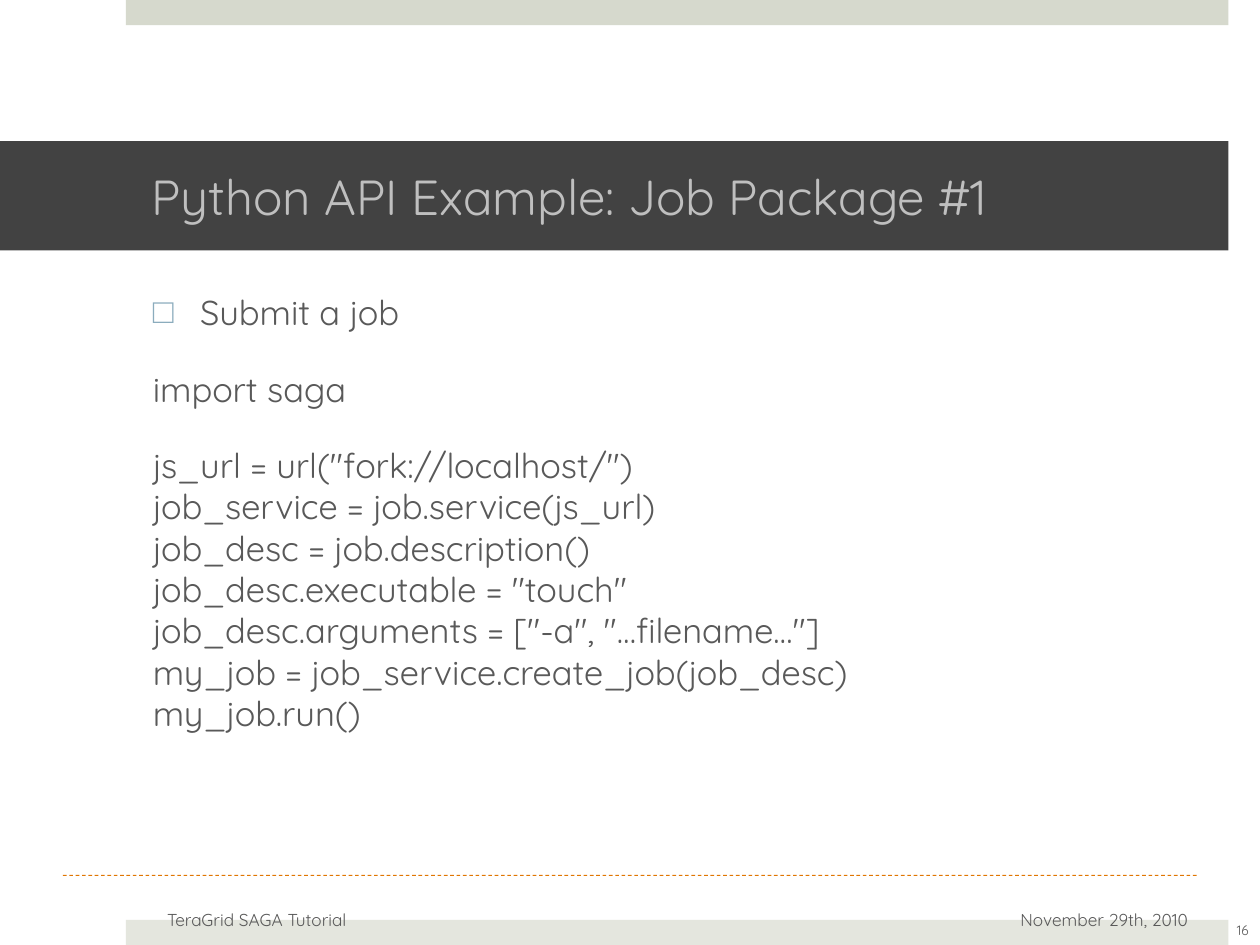
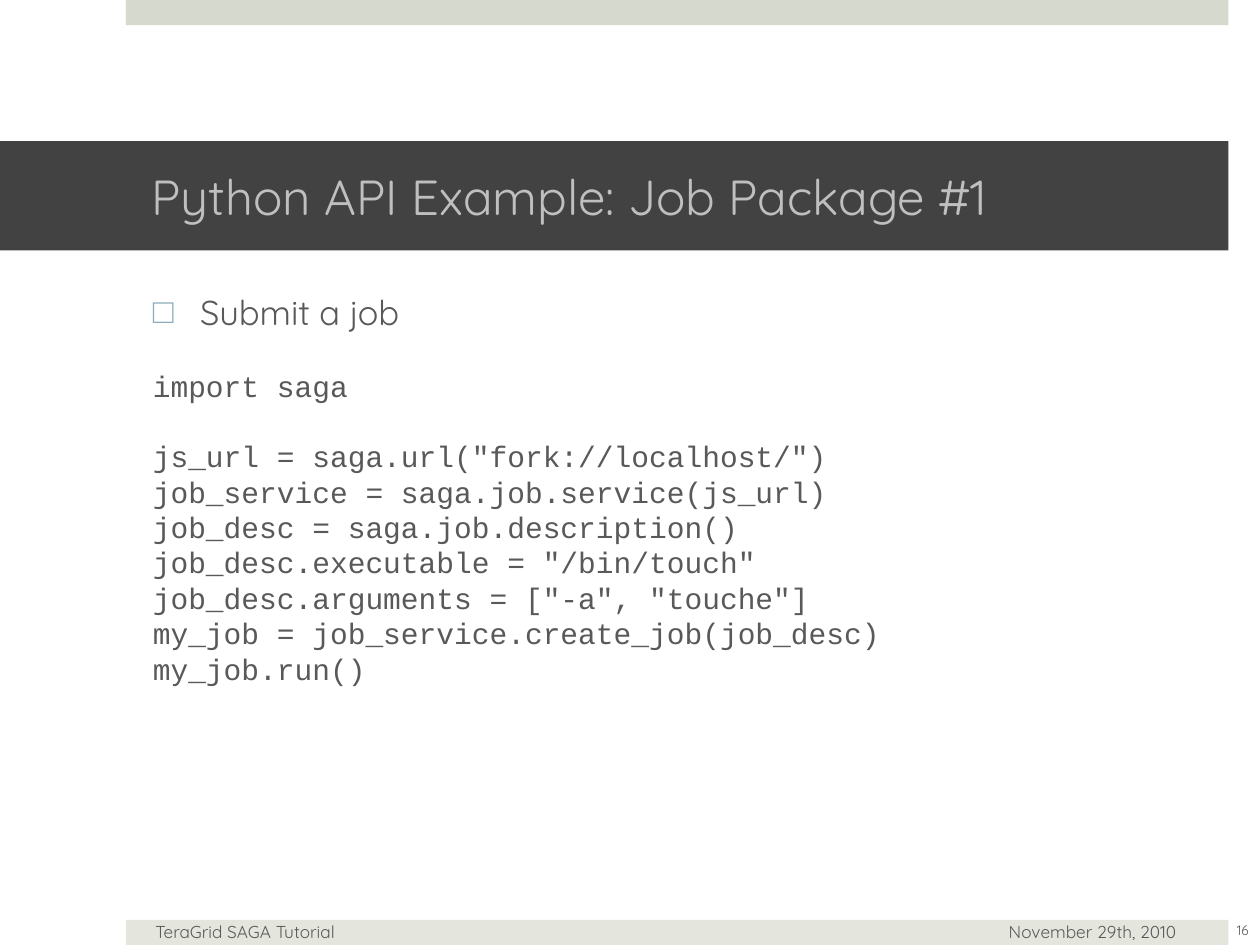
Before and after one commit to saga-project/saga-cpp-legacy-projects, a slide deck: slide 16 of tutorial/general_tutorial/SAGA-API-levels.pptx. Drawn at 1260x945 pixels with LibreOffice and Linux fonts; fonts in the diff are those of the drawing; background and template pictures are left out. Boxes give left, top, right and bottom in pixels: in the first picture for what was removed or moved away, otherwise in the second. Text is boxed around its words. In the diff, an @@ line names an element or a change of style, - is before the commit and + after.

```diff
--- a/tutorial/general_tutorial/SAGA-API-levels.pptx
+++ b/tutorial/general_tutorial/SAGA-API-levels.pptx
@@ text at <box>153,376,879,686</box>: size 28 to 24 pt, font Quicksand to Courier New in "import saga", "my_job = job_service.create_job(job_desc)", "my_job.run()" @@
@@ text at <box>153,446,826,615</box>: text changed; size 28 to 24 pt; font Quicksand to Courier New @@
-js_url = url("fork://localhost/")
-job_service = job.service(js_url)
-job_desc = job.description()
-job_desc.executable = "touch"
-job_desc.arguments = ["-a", "…filename…"]
+js_url = saga.url("fork://localhost/")
+job_service = saga.job.service(js_url)
+job_desc = saga.job.description()
+job_desc.executable = "/bin/touch"
+job_desc.arguments = ["-a", "touche"]
@@ line removed from (63, 875) to (1197, 875) @@
@@ text "TeraGrid SAGA Tutorial": place and size @@
-text "TeraGrid SAGA Tutorial" at <box>167,913,347,926</box>
+text "TeraGrid SAGA Tutorial" at <box>155,925,335,938</box>
@@ text "November 29th, 2010": place and size @@
-text "November 29th, 2010" at <box>1020,913,1188,928</box>
+text "November 29th, 2010" at <box>1009,925,1176,940</box>
```
Also in this commit, not shown: 24 other slides changed, 1 slide added, 2 slides removed.
